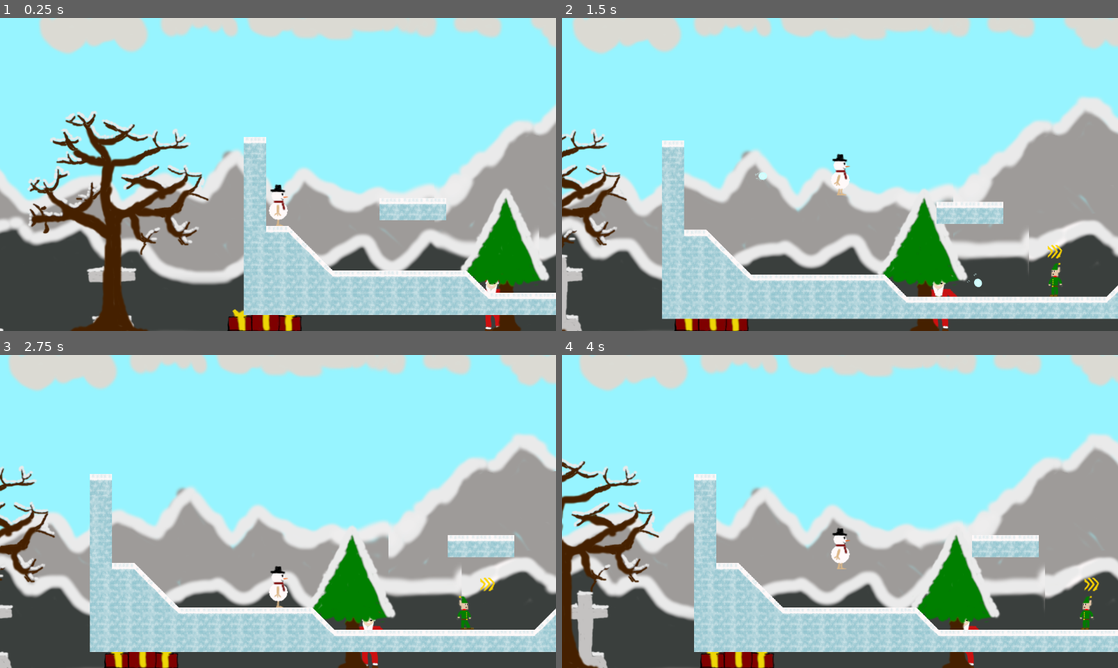
Above: before the commit, frames 1-4 (two rows, left to right).
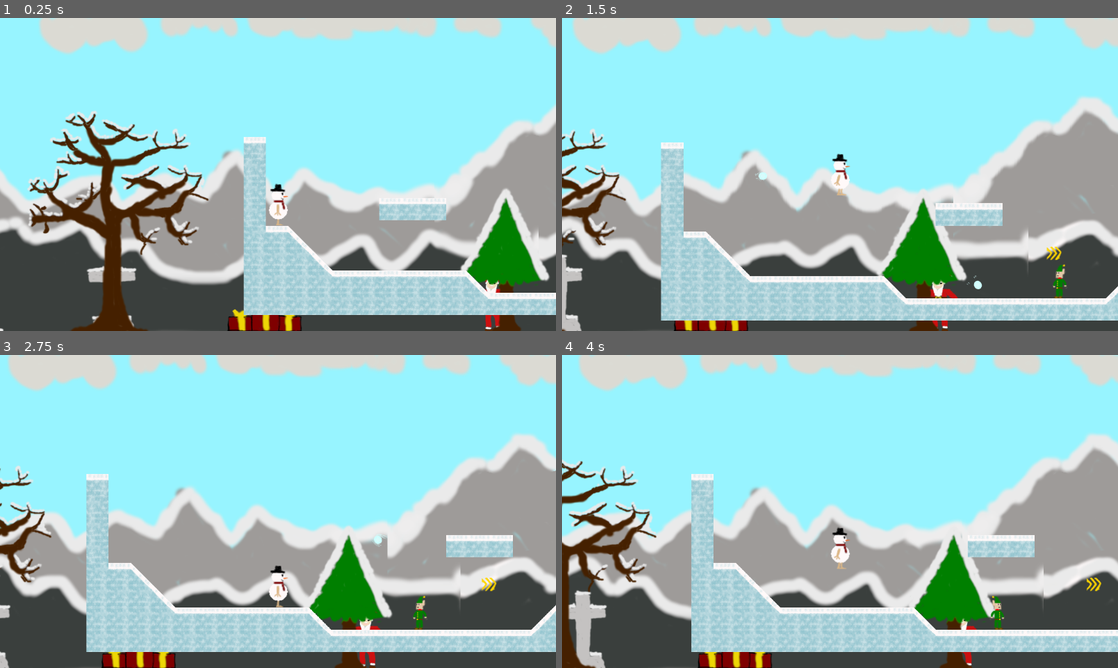
Above: after the commit, the same moments.

Repository: FeelZoR/Geta-GJ-13
Game: Godot game, scene res://src/Game.tscn
Same seed, same stepped clock (60 frames per second), same inputs: the game is played once before the commit and once after it. Sound files missing from this copy of the repository are replaced by a short silence.
Inputs (mouse positions are in pixels of both pictures, inside the frame that each line leads up to):
- Up to frame 1 (0.25 s): no input
- Up to frame 2 (1.5 s): tap Enter (ui_accept) at 0.5 s; move the mouse to (962, 158) at 0.52 s; press the mouse at (962, 158) at 0.53 s; hold D (move_right) from 0.53 s (still down); tap Space (jump) at 0.77 s; move the mouse to (728, 190) at 1.27 s; release the mouse at (728, 190) at 1.28 s; click (728, 190) at 1.35 s
- Up to frame 3 (2.75 s): tap Space (jump) at 1.52 s; release D (move_right) at 2 s; click "OK" at 2 s
- Up to frame 4 (4 s): move the mouse to (895, 442) at 2.77 s; press the mouse at (895, 442) at 2.78 s; hold Q (move_left) 2.78-3.53 s; move the mouse to (812, 574) at 3.52 s; release the mouse at (812, 574) at 3.53 s; hold D (move_right) from 3.53 s (still down); click (812, 574) at 3.6 s; tap Space (jump) at 3.77 s

The runs differ from the first frame. In frame 1, 0.1% of the frame differs, in the area x 47-97%, y 38-90%; in frame 2, 4.6%; in frame 3, 6.0%; in frame 4, 6.0%, in the area x 0-100%, y 32-100%.

Commit message:
Add AI to enemy

Diff:
--- a/project.godot
+++ b/project.godot
@@ -10,6 +10,11 @@
 
 _global_script_classes=[ {
 "base": "Entity",
+"class": "Actor",
+"language": "GDScript",
+"path": "res://src/Entities/Actor.gd"
+}, {
+"base": "Actor",
 "class": "Enemy",
 "language": "GDScript",
 "path": "res://src/Entities/Enemy.gd"
@@ -19,7 +24,7 @@
 "language": "GDScript",
 "path": "res://src/Entities/Entity.gd"
 }, {
-"base": "Entity",
+"base": "Actor",
 "class": "Player",
 "language": "GDScript",
 "path": "res://src/Entities/Player.gd"
@@ -30,6 +35,7 @@
 "path": "res://src/Entities/Projectile.gd"
 } ]
 _global_script_class_icons={
+"Actor": "",
 "Enemy": "",
 "Entity": "",
 "Player": "",
@@ -93,6 +99,14 @@
  ]
 }
 
+[layer_names]
+
+2d_physics/layer_1="Movement"
+2d_physics/layer_2="Player"
+2d_physics/layer_3="Enemy"
+2d_physics/layer_4="Player projectile"
+2d_physics/layer_5="Enemy projectile"
+
 [locale]
 
 translations=PoolStringArray( "res://assets/localization/translations.en.translation", "res://assets/localization/translations.fr.translation" )
--- /dev/null
+++ b/src/Entities/Actor.gd
@@ -0,0 +1,22 @@
+class_name Actor
+extends Entity
+
+var _strength = 700
+var _is_reloading = false
+export var health = 5
+
+onready var hit_sound = $Hit
+onready var sprite = $Sprite
+onready var _gun = $Sprite/Gun
+onready var hitbox = $Hitbox
+
+func damage():
+	hit_sound.play()
+	health -= 1
+	if health <= 0:
+		sprite.visible = false
+		hitbox.set_deferred('disabled', true)
+
+func _on_Hit_finished():
+	if health <= 0:
+		queue_free()
--- /dev/null
+++ b/src/Entities/Actor.tscn
@@ -0,0 +1,24 @@
+[gd_scene load_steps=5 format=2]
+
+[ext_resource path="res://src/Entities/Actor.gd" type="Script" id=1]
+[ext_resource path="res://assets/audio/SFX/hit.wav" type="AudioStream" id=2]
+[ext_resource path="res://assets/audio/SFX/throw.wav" type="AudioStream" id=3]
+[ext_resource path="res://src/Entities/Gun.gd" type="Script" id=4]
+
+[node name="Actor" type="KinematicBody2D"]
+script = ExtResource( 1 )
+
+[node name="Hit" type="AudioStreamPlayer" parent="."]
+stream = ExtResource( 2 )
+
+[node name="Sprite" type="AnimatedSprite" parent="."]
+playing = true
+
+[node name="Gun" type="Position2D" parent="Sprite"]
+position = Vector2( 20, 0 )
+script = ExtResource( 4 )
+
+[node name="Sound" type="AudioStreamPlayer" parent="Sprite/Gun"]
+stream = ExtResource( 3 )
+
+[node name="Hitbox" type="CollisionShape2D" parent="."]
--- a/src/Entities/Enemy.gd
+++ b/src/Entities/Enemy.gd
@@ -1,37 +1,44 @@
 class_name Enemy
-extends Entity
+extends Actor
 
-export var move_time = 2
-export var health = 5
-var _time_left = 0
+export var max_distance = 200
+export var reload_time = 1.5
+var _initial_pos = 0
+var _initial_scale
 var _direction = 1
 
-onready var sprite = $Sprite
-onready var hitbox = $Hitbox
-onready var hit_sound = $Hit
+onready var _reload_timer = $ReloadTimer
+
+var aggro = null
 
 func _ready():
-	_time_left = move_time
+	_initial_pos = position
+	_initial_scale = sprite.scale.x
+	_reload_timer.wait_time = reload_time
 
-func _physics_process(delta):
-	_time_left -= delta
-	if _time_left < 0:
-		_update_direction()
-		_time_left = move_time
+func _physics_process(_delta):
+	var angle = null
+	if aggro != null:
+		if not _is_reloading:
+			angle = _calculate_launch_angle()
+			if angle != null:
+				_look_at(aggro)
+				var dir = Vector2(cos(angle), -sin(angle))
+				_gun.shoot(dir, _strength, false)
+				_is_reloading = true
+				_reload_timer.start()
 
-	_velocity.x = speed.x * _direction
-	_velocity = move_and_slide_with_snap(_velocity, Vector2.DOWN * 20, FLOOR_NORMAL)
+	if angle == null:
+		if abs(position.x - _initial_pos.x) >= max_distance:
+			_update_direction()
+
+		_velocity.x = speed.x * _direction
+		_velocity = move_and_slide_with_snap(_velocity, Vector2.DOWN * 20, FLOOR_NORMAL)
+
 
 func _update_direction():
 	_direction *= -1
-	sprite.set_flip_h(_direction < 0)
-
-func damage():
-	hit_sound.play()
-	health -= 1
-	if health <= 0:
-		sprite.visible = false
-		hitbox.set_deferred('disabled', true)
+	sprite.scale.x = -_initial_scale if _direction < 0 else _initial_scale
 
 func _on_TutorialNotifier_body_entered(body):
 	if body is Player and not TutorialsList.enemy_tutorial:
@@ -40,6 +47,35 @@
 		var desc = tr(Settings.ENEMY_DESC_KEY)
 		get_tree().get_current_scene().start_tutorial(title, null, desc)
 
-func _on_Hit_finished():
-	if health <= 0:
-		queue_free()
+##### PLAYER ATTACK #####
+func _look_at(player):
+	sprite.scale.x = -_initial_scale if player.position.x < position.x else _initial_scale
+
+func _calculate_launch_angle():
+	var pos = aggro.global_position - _gun.global_position
+	var v = _strength
+	var g = gravity
+
+	var root1 = atan2(pow(v, 2) + sqrt(pow(v, 4) - g * (g*pow(pos.x, 2) + 2 * -pos.y * pow(v, 2))), g * pos.x)
+	var root2 = atan2(pow(v, 2) - sqrt(pow(v, 4) - g * (g*pow(pos.x, 2) + 2 * -pos.y * pow(v, 2))), g * pos.x)
+
+	if is_nan(root1):
+		if is_nan(root2):
+			return null
+		else:
+			return root2
+	elif is_nan(root2):
+		return root1
+
+	return root2 if abs(root1) > abs(root2) else root1
+
+func _on_PlayerVisibility_body_entered(body):
+	if body is Player:
+		aggro = body
+
+func _on_PlayerVisibility_body_exited(body):
+	if body is Player:
+		aggro = null
+
+func _on_ReloadTimer_timeout():
+	_is_reloading = false
--- a/src/Entities/Enemy.tscn
+++ b/src/Entities/Enemy.tscn
@@ -1,30 +1,35 @@
-[gd_scene load_steps=10 format=2]
+[gd_scene load_steps=11 format=2]
 
 [ext_resource path="res://src/Entities/Enemy.gd" type="Script" id=1]
-[ext_resource path="res://assets/graphics/Entities/enemy.png" type="Texture" id=2]
-[ext_resource path="res://assets/audio/SFX/hit.wav" type="AudioStream" id=3]
+[ext_resource path="res://src/Entities/Actor.tscn" type="PackedScene" id=3]
+[ext_resource path="res://assets/graphics/Entities/enemy.png" type="Texture" id=5]
 
 [sub_resource type="AtlasTexture" id=1]
 flags = 4
-atlas = ExtResource( 2 )
+atlas = ExtResource( 5 )
 region = Rect2( 0, 0, 64, 64 )
 
 [sub_resource type="AtlasTexture" id=2]
 flags = 4
-atlas = ExtResource( 2 )
+atlas = ExtResource( 5 )
 region = Rect2( 64, 0, 64, 64 )
 
 [sub_resource type="AtlasTexture" id=3]
 flags = 4
-atlas = ExtResource( 2 )
+atlas = ExtResource( 5 )
 region = Rect2( 128, 0, 64, 64 )
 
 [sub_resource type="SpriteFrames" id=4]
 animations = [ {
 "frames": [ SubResource( 1 ), SubResource( 2 ), SubResource( 3 ), SubResource( 2 ) ],
 "loop": true,
-"name": "walking",
-"speed": 6.0
+"name": "Walking",
+"speed": 5.0
+}, {
+"frames": [ SubResource( 2 ) ],
+"loop": true,
+"name": "Idle",
+"speed": 5.0
 } ]
 
 [sub_resource type="RectangleShape2D" id=5]
@@ -33,27 +38,40 @@
 [sub_resource type="RectangleShape2D" id=6]
 extents = Vector2( 336, 116.978 )
 
-[node name="Enemy" type="KinematicBody2D"]
-scale = Vector2( 1.5, 1.5 )
+[sub_resource type="RectangleShape2D" id=7]
+extents = Vector2( 394, 158.667 )
+
+[node name="Enemy" instance=ExtResource( 3 )]
+collision_layer = 4
+collision_mask = 9
 script = ExtResource( 1 )
 
-[node name="Sprite" type="AnimatedSprite" parent="."]
+[node name="Sprite" parent="." index="1"]
+scale = Vector2( 1.5, 1.5 )
 frames = SubResource( 4 )
-animation = "walking"
-frame = 3
-playing = true
+animation = "Walking"
 
-[node name="Hitbox" type="CollisionShape2D" parent="."]
-position = Vector2( 0, 5.08968 )
+[node name="Hitbox" parent="." index="2"]
+position = Vector2( 0, 7.63452 )
+scale = Vector2( 1.5, 1.5 )
 shape = SubResource( 5 )
 
-[node name="TutorialNotifier" type="Area2D" parent="."]
+[node name="TutorialNotifier" type="Area2D" parent="." index="3"]
+scale = Vector2( 1.5, 1.5 )
 
-[node name="TutorialDistance" type="CollisionShape2D" parent="TutorialNotifier"]
+[node name="TutorialDistance" type="CollisionShape2D" parent="TutorialNotifier" index="0"]
 shape = SubResource( 6 )
 
-[node name="Hit" type="AudioStreamPlayer" parent="."]
-stream = ExtResource( 3 )
-bus = "SFX"
+[node name="PlayerVisibility" type="Area2D" parent="." index="4"]
+scale = Vector2( 1.5, 1.5 )
+
+[node name="VisionDistance" type="CollisionShape2D" parent="PlayerVisibility" index="0"]
+position = Vector2( -0.666667, -91.3333 )
+shape = SubResource( 7 )
+
+[node name="ReloadTimer" type="Timer" parent="." index="5"]
+wait_time = 1.5
 [connection signal="body_entered" from="TutorialNotifier" to="." method="_on_TutorialNotifier_body_entered"]
-[connection signal="finished" from="Hit" to="." method="_on_Hit_finished"]
+[connection signal="body_entered" from="PlayerVisibility" to="." method="_on_PlayerVisibility_body_entered"]
+[connection signal="body_exited" from="PlayerVisibility" to="." method="_on_PlayerVisibility_body_exited"]
+[connection signal="timeout" from="ReloadTimer" to="." method="_on_ReloadTimer_timeout"]
--- a/src/Entities/Gun.gd
+++ b/src/Entities/Gun.gd
@@ -3,9 +3,9 @@
 var projectile = preload("res://src/Entities/Projectile.tscn")
 onready var sound = $Sound
 
-func shoot(direction, strength):
+func shoot(direction, strength, friendly):
 	var snowball = projectile.instance()
 	snowball.global_position = global_position
-	snowball.launch(direction.normalized() * strength)
+	snowball.launch(direction.normalized() * strength, friendly)
 	get_node("/root/Game/Projectiles").add_child(snowball)
 	sound.play()
--- a/src/Entities/Player.gd
+++ b/src/Entities/Player.gd
@@ -1,13 +1,10 @@
 class_name Player
-extends Entity
+extends Actor
 
 const FLOOR_DETECTION_DISTANCE = 20
-var _strength = 700
-var _is_reloading = false
 
 onready var _sprite = $Sprite
 onready var _platform_collider = $FloorCollider
-onready var _gun = $Sprite/Gun
 onready var _boost_timer = $BoostTimer
 onready var _jump_sound = $Jump
 
@@ -37,7 +34,7 @@
 			direction = Vector2(Input.get_joy_axis(0, JOY_ANALOG_LX),
 								Input.get_joy_axis(0, JOY_ANALOG_LY))
 		_mirror(direction)
-		_gun.shoot(direction, _strength)
+		_gun.shoot(direction, _strength, true)
 		_is_reloading = true
 		$ReloadTimer.start()
 
--- a/src/Entities/Player.tscn
+++ b/src/Entities/Player.tscn
@@ -1,25 +1,24 @@
-[gd_scene load_steps=13 format=2]
+[gd_scene load_steps=12 format=2]
 
 [ext_resource path="res://assets/graphics/Entities/player.png" type="Texture" id=1]
 [ext_resource path="res://src/Entities/Player.gd" type="Script" id=2]
-[ext_resource path="res://src/Entities/Gun.gd" type="Script" id=3]
-[ext_resource path="res://assets/audio/SFX/throw.wav" type="AudioStream" id=4]
 [ext_resource path="res://assets/audio/SFX/jump.wav" type="AudioStream" id=5]
+[ext_resource path="res://src/Entities/Actor.tscn" type="PackedScene" id=6]
 
 [sub_resource type="AtlasTexture" id=1]
 flags = 4
 atlas = ExtResource( 1 )
-region = Rect2( 128, 0, 64, 64 )
+region = Rect2( 0, 0, 64, 64 )
 
 [sub_resource type="AtlasTexture" id=2]
 flags = 4
 atlas = ExtResource( 1 )
-region = Rect2( 0, 0, 64, 64 )
+region = Rect2( 64, 0, 64, 64 )
 
 [sub_resource type="AtlasTexture" id=3]
 flags = 4
 atlas = ExtResource( 1 )
-region = Rect2( 64, 0, 64, 64 )
+region = Rect2( 128, 0, 64, 64 )
 
 [sub_resource type="AtlasTexture" id=4]
 flags = 4
@@ -33,52 +32,50 @@
 
 [sub_resource type="SpriteFrames" id=6]
 animations = [ {
-"frames": [ SubResource( 1 ) ],
+"frames": [ SubResource( 1 ), SubResource( 2 ), SubResource( 3 ), SubResource( 4 ), SubResource( 5 ), SubResource( 4 ), SubResource( 3 ), SubResource( 2 ) ],
+"loop": true,
+"name": "Walking",
+"speed": 8.0
+}, {
+"frames": [ SubResource( 3 ) ],
 "loop": true,
 "name": "Idle",
 "speed": 5.0
-}, {
-"frames": [ SubResource( 2 ), SubResource( 3 ), SubResource( 1 ), SubResource( 4 ), SubResource( 5 ), SubResource( 4 ), SubResource( 1 ), SubResource( 3 ) ],
-"loop": true,
-"name": "Walking",
-"speed": 8.0
 } ]
 
 [sub_resource type="RectangleShape2D" id=7]
-extents = Vector2( 15.4929, 32.0944 )
+extents = Vector2( 18.5226, 32.7506 )
 
-[node name="Player" type="KinematicBody2D"]
+[node name="Player" instance=ExtResource( 6 )]
+collision_layer = 2
+collision_mask = 17
 script = ExtResource( 2 )
 
-[node name="Sprite" type="AnimatedSprite" parent="."]
+[node name="Sprite" parent="." index="1"]
 frames = SubResource( 6 )
 animation = "Walking"
-frame = 2
-playing = true
+frame = 4
 
-[node name="Gun" type="Position2D" parent="Sprite"]
+[node name="Gun" parent="Sprite" index="0"]
 position = Vector2( 24.6719, 0 )
-script = ExtResource( 3 )
 
-[node name="Sound" type="AudioStreamPlayer" parent="Sprite/Gun"]
-stream = ExtResource( 4 )
+[node name="Sound" parent="Sprite/Gun" index="0"]
 bus = "SFX"
 
-[node name="Hitbox" type="CollisionShape2D" parent="."]
+[node name="Hitbox" parent="." index="2"]
 shape = SubResource( 7 )
 
-[node name="FloorCollider" type="RayCast2D" parent="."]
+[node name="FloorCollider" type="RayCast2D" parent="." index="3"]
 position = Vector2( 0, 30 )
 enabled = true
 cast_to = Vector2( 0, 10 )
 
-[node name="ReloadTimer" type="Timer" parent="."]
+[node name="ReloadTimer" type="Timer" parent="." index="4"]
 wait_time = 0.8
 
-[node name="BoostTimer" type="Timer" parent="."]
+[node name="BoostTimer" type="Timer" parent="." index="5"]
 
-[node name="Jump" type="AudioStreamPlayer" parent="."]
+[node name="Jump" type="AudioStreamPlayer" parent="." index="6"]
 stream = ExtResource( 5 )
 bus = "SFX"
 [connection signal="timeout" from="ReloadTimer" to="." method="_on_ReloadTimer_timeout"]
-[connection signal="timeout" from="BoostTimer" to="." method="_on_BoostTimer_timeout"]
--- a/src/Entities/Projectile.gd
+++ b/src/Entities/Projectile.gd
@@ -1,18 +1,23 @@
 class_name Projectile
 extends Entity
 
-func launch(velocity):
+func launch(velocity, friendly):
 	_velocity = velocity
+	if friendly:
+		set_collision_layer(Settings.FRIENDLY_PROJECTILE_LAYER)
+		set_collision_mask(Settings.MOVEMENT_LAYER + Settings.ENEMY_LAYER)
+	else:
+		set_collision_layer(Settings.ENEMY_PROJECTILE_LAYER)
+		set_collision_mask(Settings.MOVEMENT_LAYER + Settings.PLAYER_LAYER)
 
 func _physics_process(delta):
 	var collision = move_and_collide(_velocity * delta)
 	_update_animation()
 	if collision != null:
 		var collider = collision.collider
-		if collider is Enemy:
+		if collider is Actor:
 			collider.damage()
-		if not collider is Player:
-			queue_free()
+		queue_free()
 
 func _update_animation():
 	$Sprite.rotation = _velocity.angle()
--- a/src/Entities/Projectile.tscn
+++ b/src/Entities/Projectile.tscn
@@ -41,6 +41,8 @@
 
 [node name="Projectile" type="KinematicBody2D"]
 scale = Vector2( 0.5, 0.5 )
+collision_layer = 8
+collision_mask = 5
 script = ExtResource( 2 )
 
 [node name="Sprite" type="AnimatedSprite" parent="."]
--- a/src/Items/Boost.gd
+++ b/src/Items/Boost.gd
@@ -7,7 +7,7 @@
 	if body is Player:
 		pickup(body)
 
-func pickup(player):
+func pickup(_player):
 	$Sound.play()
 	$Sprite.visible = false
 	$Hitbox.set_deferred('disabled', true)
--- a/src/Levels/Level1.tscn
+++ b/src/Levels/Level1.tscn
@@ -31,7 +31,6 @@
 
 [node name="Enemy" parent="." instance=ExtResource( 5 )]
 position = Vector2( 813.23, 579.707 )
-move_time = 1
 
 [node name="Boosts" type="Node" parent="."]
 
--- a/src/Settings.gd
+++ b/src/Settings.gd
@@ -29,3 +29,10 @@
 const RESUME_KEY				= "resume"
 const SETTINGS_KEY				= "settings"
 const QUIT_KEY					= "quit"
+
+##### LAYERS #####
+const MOVEMENT_LAYER = 1
+const PLAYER_LAYER = 2
+const ENEMY_LAYER = 4
+const FRIENDLY_PROJECTILE_LAYER = 8
+const ENEMY_PROJECTILE_LAYER = 16
